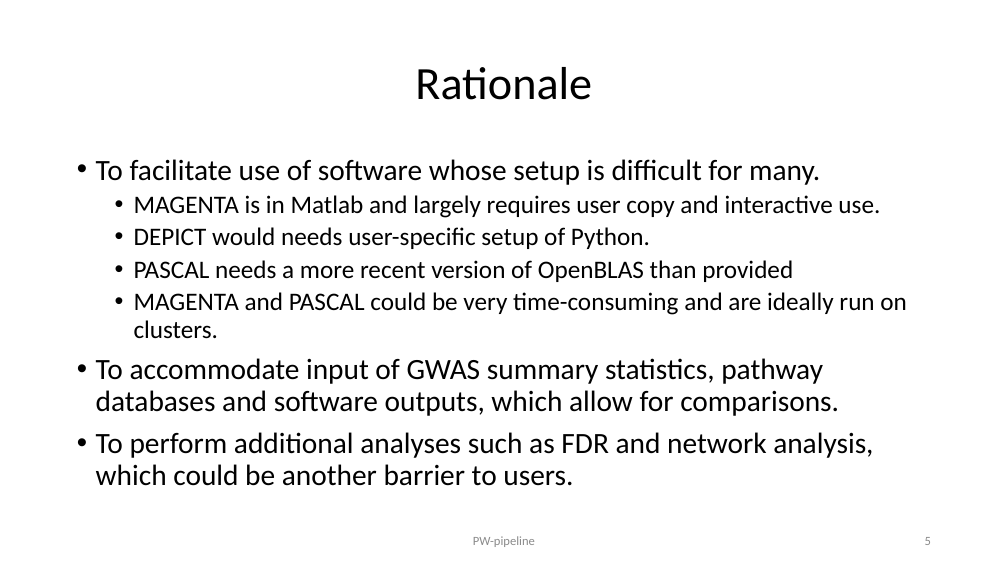
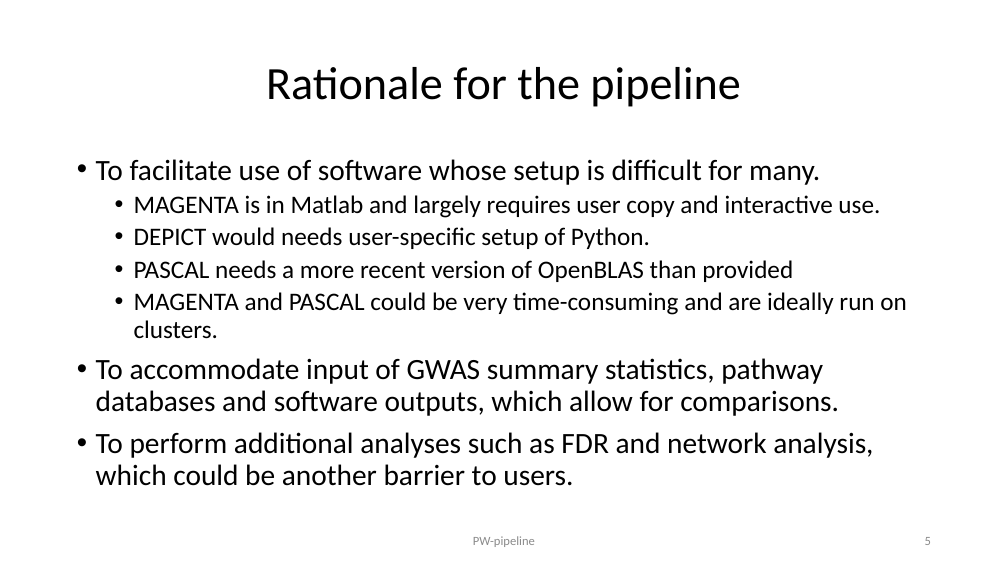
Before and after one commit to jinghuazhao/PW-pipeline, a slide deck: slide 5 of README.pptx. Drawn at 1008x567 pixels with LibreOffice and Linux fonts; fonts in the diff are those of the drawing. Boxes give left, top, right and bottom in pixels: in the first picture for what was removed or moved away, otherwise in the second. Text is boxed around its words. In the diff, an @@ line names an element or a change of style, - is before the commit and + after.

```diff
--- a/README.pptx
+++ b/README.pptx
@@ title at (266, 67, 740, 107): text changed @@
-Rationale
+Rationale for the pipeline
```
Also in this commit, not shown: 4 other slides changed.
